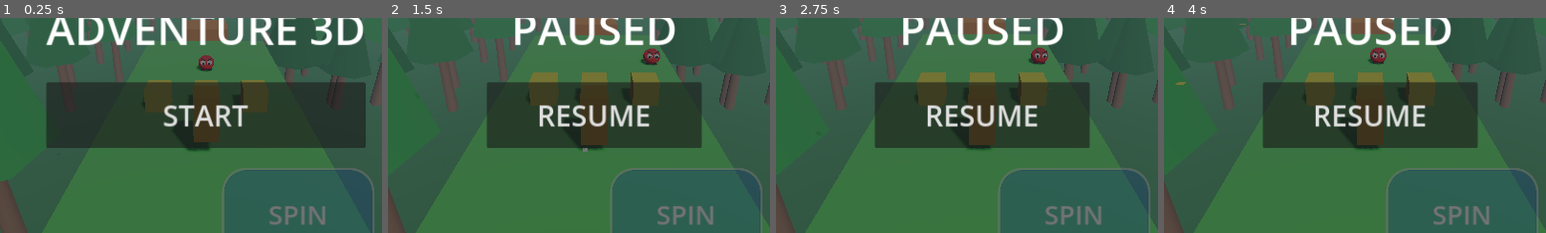
Above: before the commit, frames 1-4 (left to right).
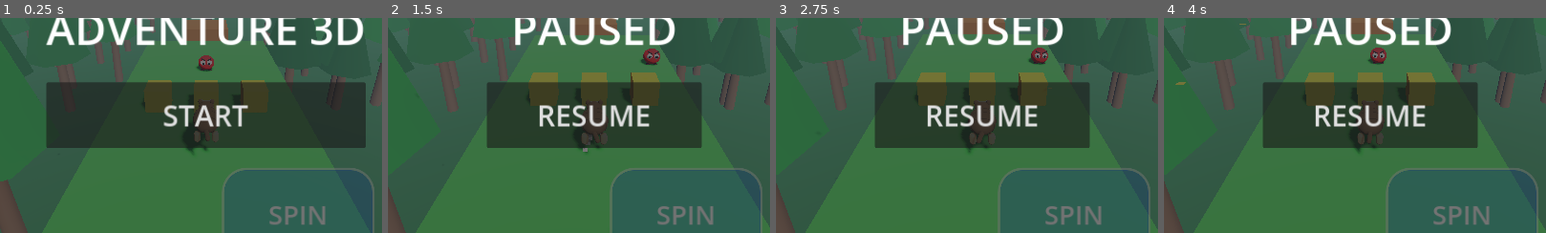
Above: after the commit, the same moments.

Repository: ksomealmlk-create/Adventure3D
Game: Godot game, scene res://main.tscn
The game is run twice, just before and just after one commit, with the same random seed, the same clock (stepped at 60 frames per second) and the same inputs.
Inputs:
- Up to frame 1 (0.25 s): no input
- Up to frame 2 (1.5 s): click "START" at 0.5 s; click "II" at 1.25 s
- Up to frame 3 (2.75 s): click "HD" at 2 s
- Up to frame 4 (4 s): click "RESUME" at 2.75 s; click "II" at 3.5 s
The pictures show only the part of the screen within x 23-73%, y 37-87%; the shares and areas given below are measured in that part.

The runs differ from the first frame. In frame 1, 0.3% of the frame differs, in the area x 50-58%, y 35-63%; in frame 2, 0.3%; in frame 3, 0.3%; in frame 4, 0.3%.

Commit message:
armadillo player

Diff:
--- a/main.gd
+++ b/main.gd
@@ -106,9 +106,7 @@
 	sh.height = 1.6
 	cs.shape = sh
 	player.add_child(cs)
-	visual = Node3D.new()
-	visual.add_child(_mesh(Vector3(0.8, 1.6, 0.8), Color(1, 0.5, 0), Vector3.ZERO))
-	visual.add_child(_mesh(Vector3(0.3, 0.3, 0.3), Color(1, 1, 0), Vector3(0, 0.3, -0.5)))
+	visual = preload("res://character.gd").new()
 	player.add_child(visual)
 	add_child(player)
 	player.position = respawn_pos
